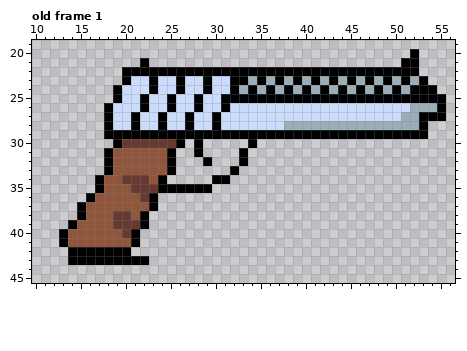
Edited in one commit: pixel-art file (art/PISTOL.aseprite). The picture above is the old version.
64x64 pixels, 1 frame. Shown: old frame 1: x 10..56, y 19..45. The commit also changed other frames, which this record leaves out.
New version:
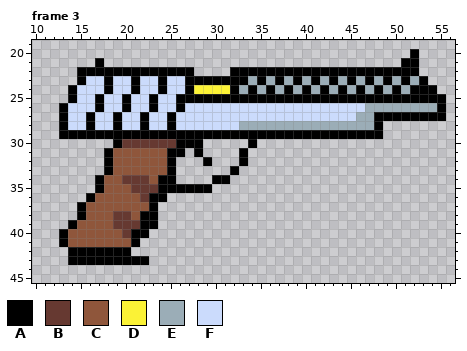
Palette (. is transparent): A #000000  B #663931  C #8f563b  D #fbf236  E #9badb7  F #cbdbfc
A new or re-ordered frame is compared with the old frame closest to it.
From old to new:
frames 1 -> 6
Changed rows in their new state; - is an unchanged pixel.
Frame 3 is new; against old frame 1, layers "slide", "MAG":
first column x 13:
21 ----A----.-------------------------------
22 --AAAAA--------....----------------------
23 --AFFAFFA-FA-FAA-AA----------------------
24 -AFFFAF-A-FA-FADDDD----------------------
25 -AFFAFFA-FA-FAA-AA-----------------------
26 AFFFAF-A-FA-FA-F--F---------------EEEEE--
27 AFFAFFA-FA-FA-F--F---------------EEAAAAA-
28 AFFAFFA-FA-FA-F--F--EEEEE----------A.....
29 AAAAA-------------------------------.....
30 --------------A--------------------------
31 -------------A---------------------------
34 ------------A----------------------------
36 -----------A-----------------------------
38 ----------A------------------------------
39 ----------A------------------------------
40 ---------A-------------------------------
Pixel boxes of the changes (left, top, right, bottom) in both pictures:
changed: (59, 58, 284, 238)
changed: (356, 103, 428, 139)
